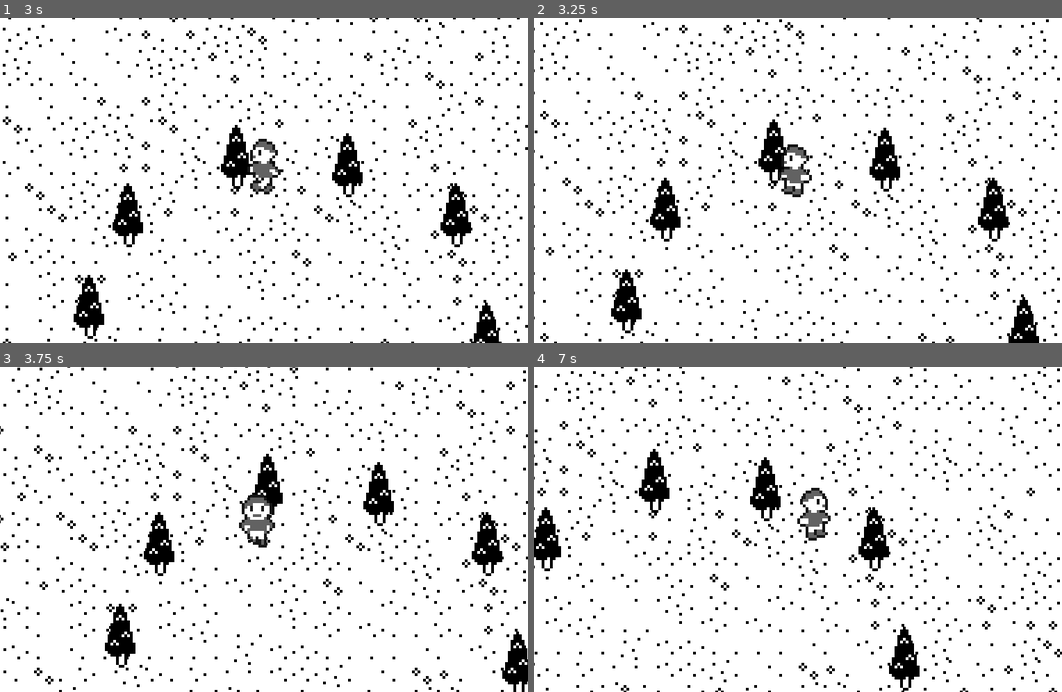
Above: before the commit, frames 1-4 (two rows, left to right).
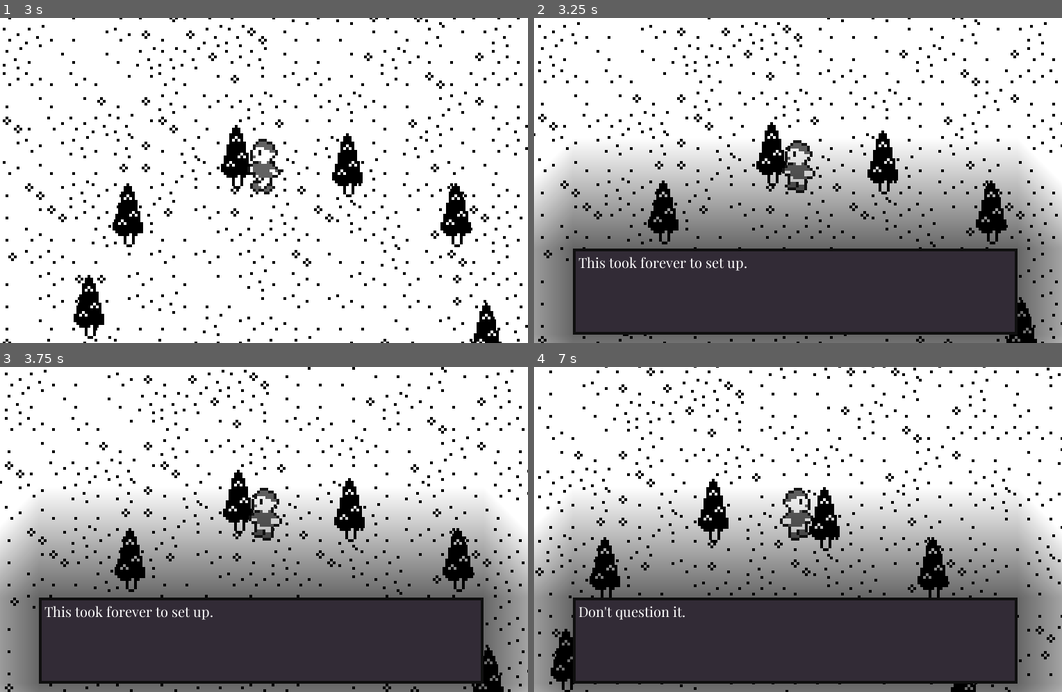
Above: after the commit, the same moments.

Repository: IdeallyGrey/theGreatGatsby-a-video-game
Game: Godot game, scene res://levels/World.tscn
Two runs of this game, one before a commit and one after it. Both use one fixed random seed, a clock stepped at 60 frames per second and the inputs below.
Inputs:
- Up to frame 1 (3 s): tap Enter at 0.5 s; hold Up (ui_up) 0.53-2.03 s; tap Space (ui_accept) at 0.77, 1.52 s; hold Left (ui_left) from 2.03 s (still down)
- Up to frame 2 (3.25 s): keep holding Left (ui_left); tap Space (ui_accept) at 3.02 s
- Up to frame 3 (3.75 s): release Left (ui_left) at 3.53 s; hold Down (ui_down) from 3.53 s (still down)
- Up to frame 4 (7 s): tap Space (ui_accept) at 3.77, 4.52, 6.02, 6.77 s; release Down (ui_down) at 4.28 s; hold Right (ui_right) 4.28-5.03 s; hold Up (ui_up) 5.03-5.78 s; hold Right (ui_right) from 5.78 s (still down)

Frame 1 is identical in both runs. In frame 2, 58% of the frame differs, in the area x 0-100%, y 0-100%; in frame 3, 61%; in frame 4, 61%.

Commit message:
Streamlined the dialog writing process just a tiny tad

Diff:
--- a/godot/levels/World.tscn
+++ b/godot/levels/World.tscn
@@ -36,7 +36,7 @@
 position = Vector2( 38, 27 )
 
 [node name="Interaction" parent="YSort/YSort/Pine" instance=ExtResource( 6 )]
-contents = [ "You're looking at a tree", "Still just a tree", "Tree", "101% a tree", "Yup. Tree.", "Yes. A tree.", "You good yet? This is in fact a tree", "...", "Meow" ]
+contents = PoolStringArray( "Epstein didn\'t kill himself." )
 
 [node name="Pine9" parent="YSort/YSort" instance=ExtResource( 2 )]
 position = Vector2( 84, 116 )
@@ -50,6 +50,9 @@
 [node name="Pine2" parent="YSort/YSort" instance=ExtResource( 2 )]
 position = Vector2( 77, 6 )
 
+[node name="Interaction" parent="YSort/YSort/Pine2" instance=ExtResource( 6 )]
+contents = PoolStringArray( "This took forever to set up." )
+
 [node name="Pine4" parent="YSort/YSort" instance=ExtResource( 2 )]
 position = Vector2( 135, 114 )
 
@@ -58,6 +61,9 @@
 
 [node name="Pine6" parent="YSort/YSort" instance=ExtResource( 2 )]
 position = Vector2( 117, 9 )
+
+[node name="Interaction" parent="YSort/YSort/Pine6" instance=ExtResource( 6 )]
+contents = PoolStringArray( "I\'m a tree and I can say stuff...", "Don\'t question it.", "I\'m watching you.", "-_-" )
 
 [node name="Pine7" parent="YSort/YSort" instance=ExtResource( 2 )]
 position = Vector2( 39, 99 )
--- a/godot/world/Interaction.gd
+++ b/godot/world/Interaction.gd
@@ -1,6 +1,6 @@
 extends Area2D
 
-export var contents = []
+export var contents = PoolStringArray()
 var page = 0
 var totalPages = 0
 
